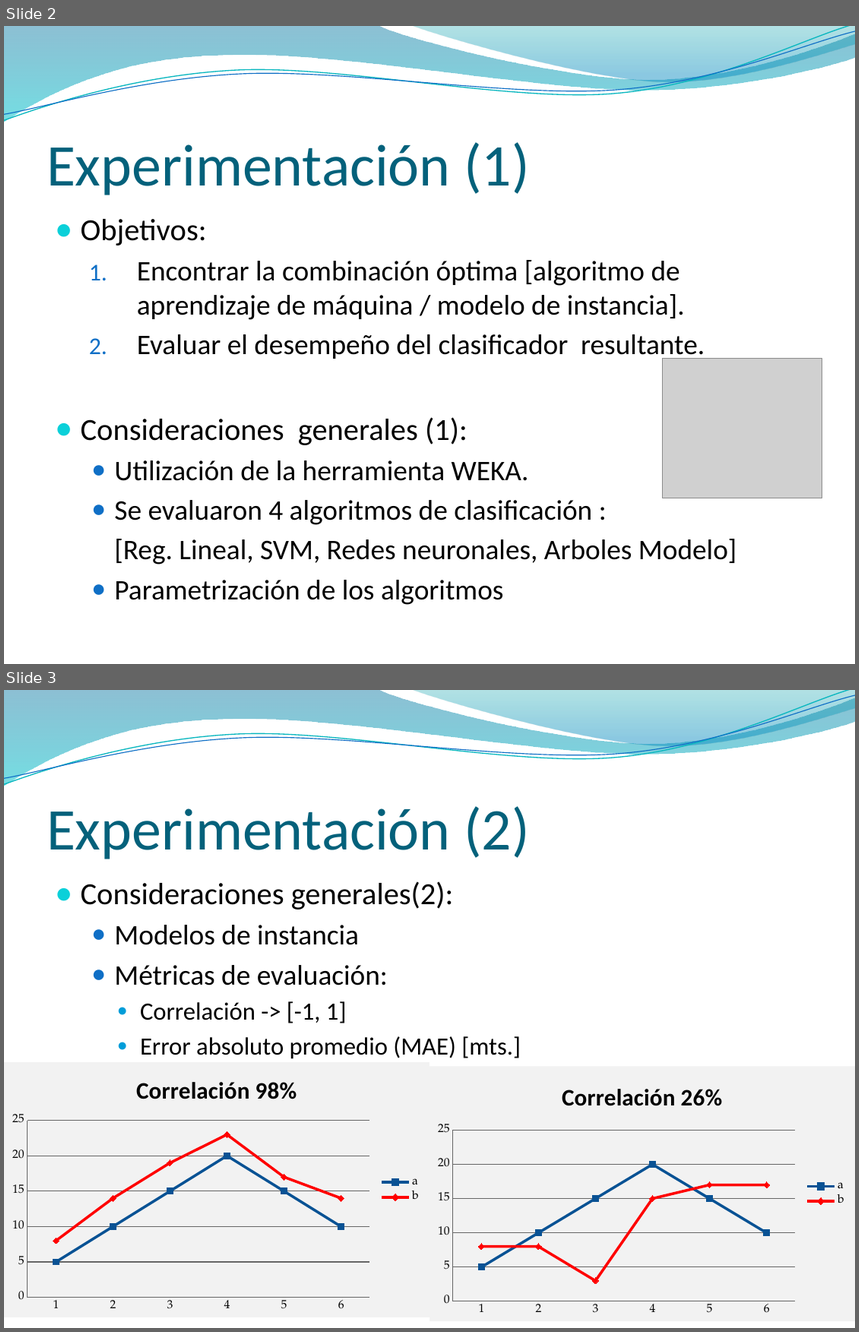
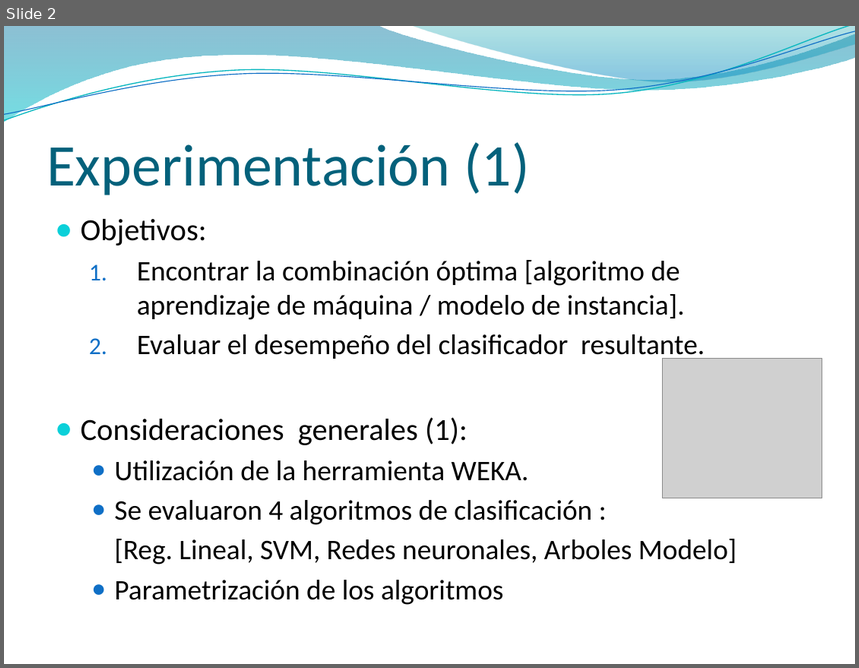
Before and after one commit to jaffadog/neuralito, a slide deck: neuralito/ArfGen/docs/Entregas/Informe Final/presentacion/maxi2.pptx. Shown one above the other, each under a label of ours: slides 2 and 3 before the commit, slide 2 after it. The pictures are 859x1332 and 859x668 pixels, drawn with LibreOffice and Linux fonts; fonts in the diff are those of the drawing; grey boxes stand for pictures; background and template pictures are left out. Boxes give left, top, right and bottom in pixels: in the first picture for what was removed or moved away, otherwise in the second. Text is boxed around its words. In the diff, an @@ line names an element or a change of style, - is before the commit and + after.

```diff
--- a/neuralito/ArfGen/docs/Entregas/Informe Final/presentacion/maxi2.pptx
+++ b/neuralito/ArfGen/docs/Entregas/Informe Final/presentacion/maxi2.pptx
@@ slide 3 removed at box(4, 690, 855, 1328), background picture (left out); not listed: 4 template elements that a slide beside it also shows @@
@@ title removed at box(47, 806, 529, 859) @@
-Experimentación (2)
@@ text removed at box(81, 882, 521, 1059) @@
-● Consideraciones generales(2):
-  ● Modelos de instancia
-  ● Métricas de evaluación:
-    ● Correlación -> [-1, 1]
-    ● Error absoluto promedio (MAE) [mts.]
@@ line chart removed at box(4, 1063, 430, 1319) @@
-title "Correlación 98%"
-categories: 1, 2, 3, 4, 5, 6
-a: 5, 10, 15, 20, 15, 10
-b: 8, 14, 19, 23, 17, 14
@@ line chart removed at box(430, 1066, 855, 1322) @@
-title "Correlación 26%"
-categories: 1, 2, 3, 4, 5, 6
-a: 5, 10, 15, 20, 15, 10
-b: 8, 8, 3, 15, 17, 17
@@ picture removed at box(656, 1116, 855, 1314) @@
```
Also in this commit, not shown: 3 slides changed, 1 other slide removed.
